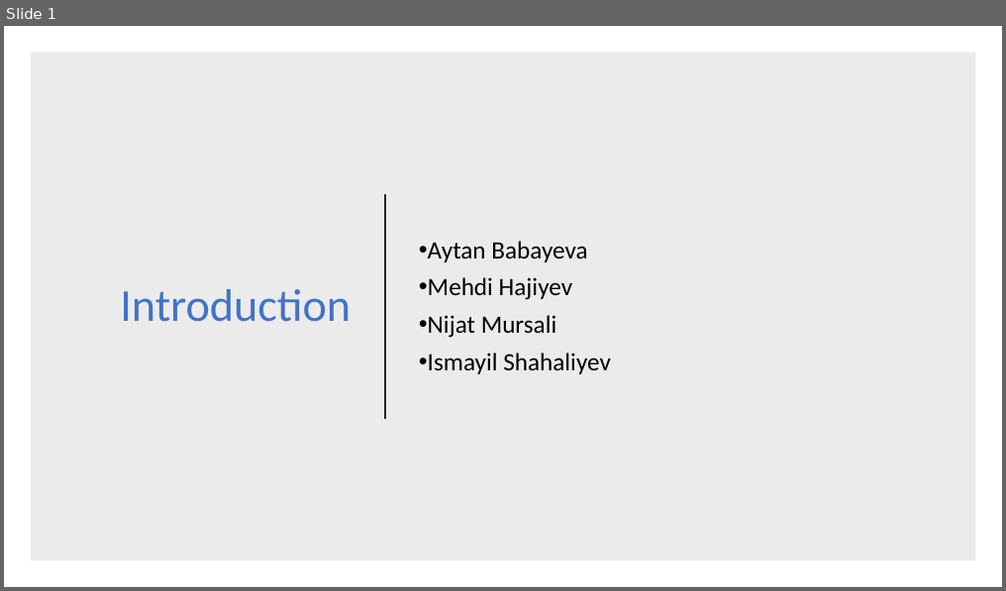
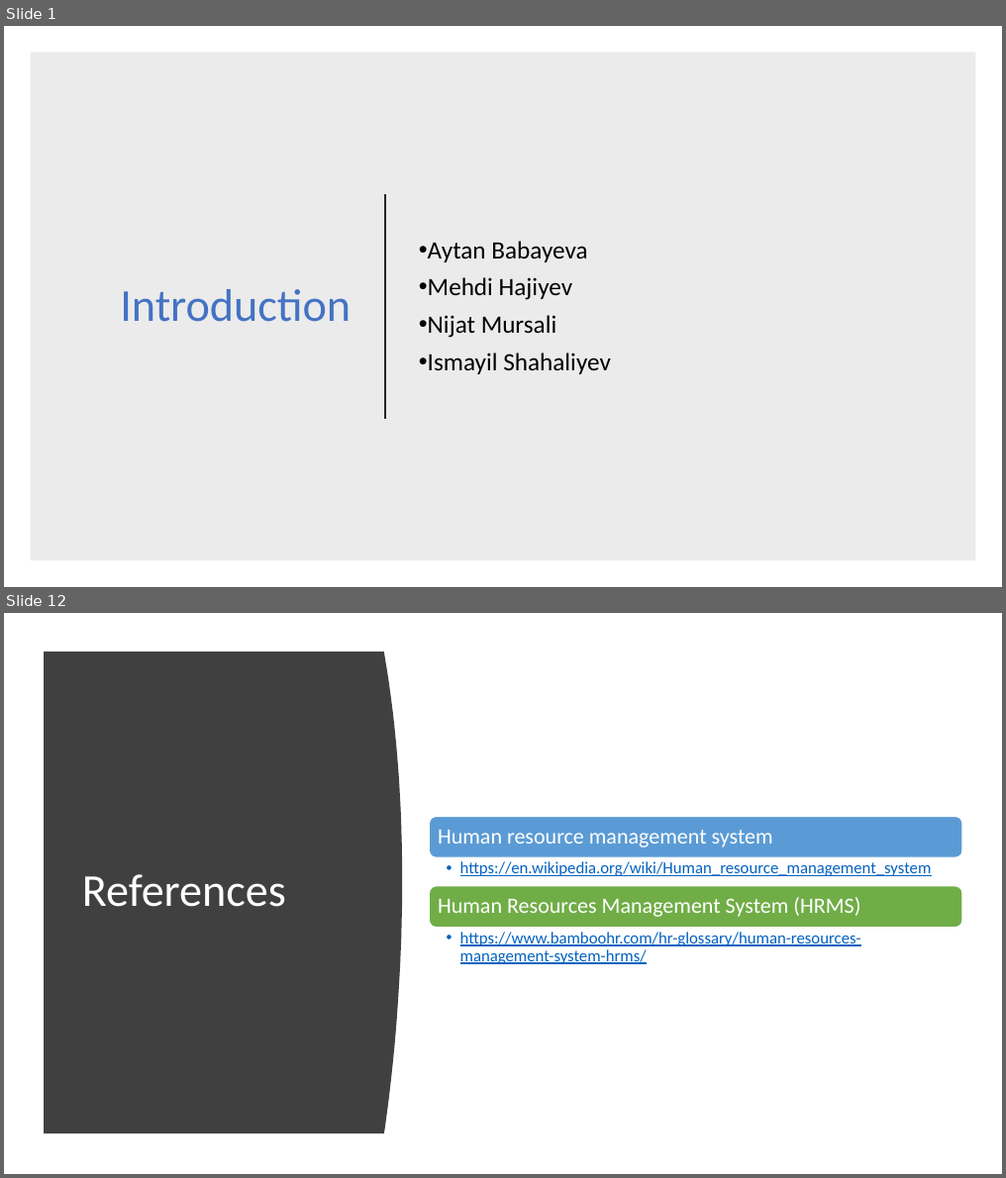
Before and after one commit to nijatmursali/ObjectOriented, a slide deck: Presentation.pptx. Shown one above the other, each under a label of ours: slide 1 before the commit, slides 1 and 12 after it; the slides between them are not shown. The pictures are 1006x591 and 1006x1178 pixels, drawn with LibreOffice and Linux fonts; fonts in the diff are those of the drawing. Boxes give left, top, right and bottom in pixels: in the first picture for what was removed or moved away, otherwise in the second. Text is boxed around its words. In the diff, an @@ line names an element or a change of style, - is before the commit and + after.

```diff
--- a/Presentation.pptx
+++ b/Presentation.pptx
@@ slide 12 added at (x1=4, y1=613, x2=1002, y2=1174), background #FFFFFF @@
@@ freeform shape added at (x1=44, y1=652, x2=402, y2=1134), fill #404040 @@
@@ title added at (x1=82, y1=874, x2=286, y2=907), 44 pt, text #FFFFFF @@
+References
@@ group added at (x1=430, y1=817, x2=962, y2=964): 4 texts, 2 rounded rectangles @@
+Human resource management system
+  • https://en.wikipedia.org/wiki/Human_resource_management_system
+Human Resources Management System (HRMS)
+  • https://www.bamboohr.com/hr-glossary/human-resources-management-system-hrms/
```
Also in this commit, not shown: 10 other slides added, 3 slides removed.
